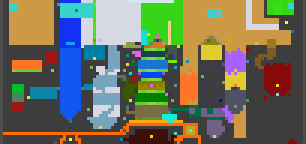
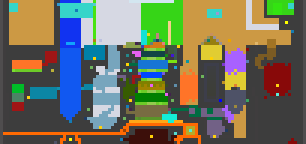
Revision of a layered 306 × 144 image; what changed, layer by layer:
painted on "biome_map.png" over (129, 69, 132, 75)
